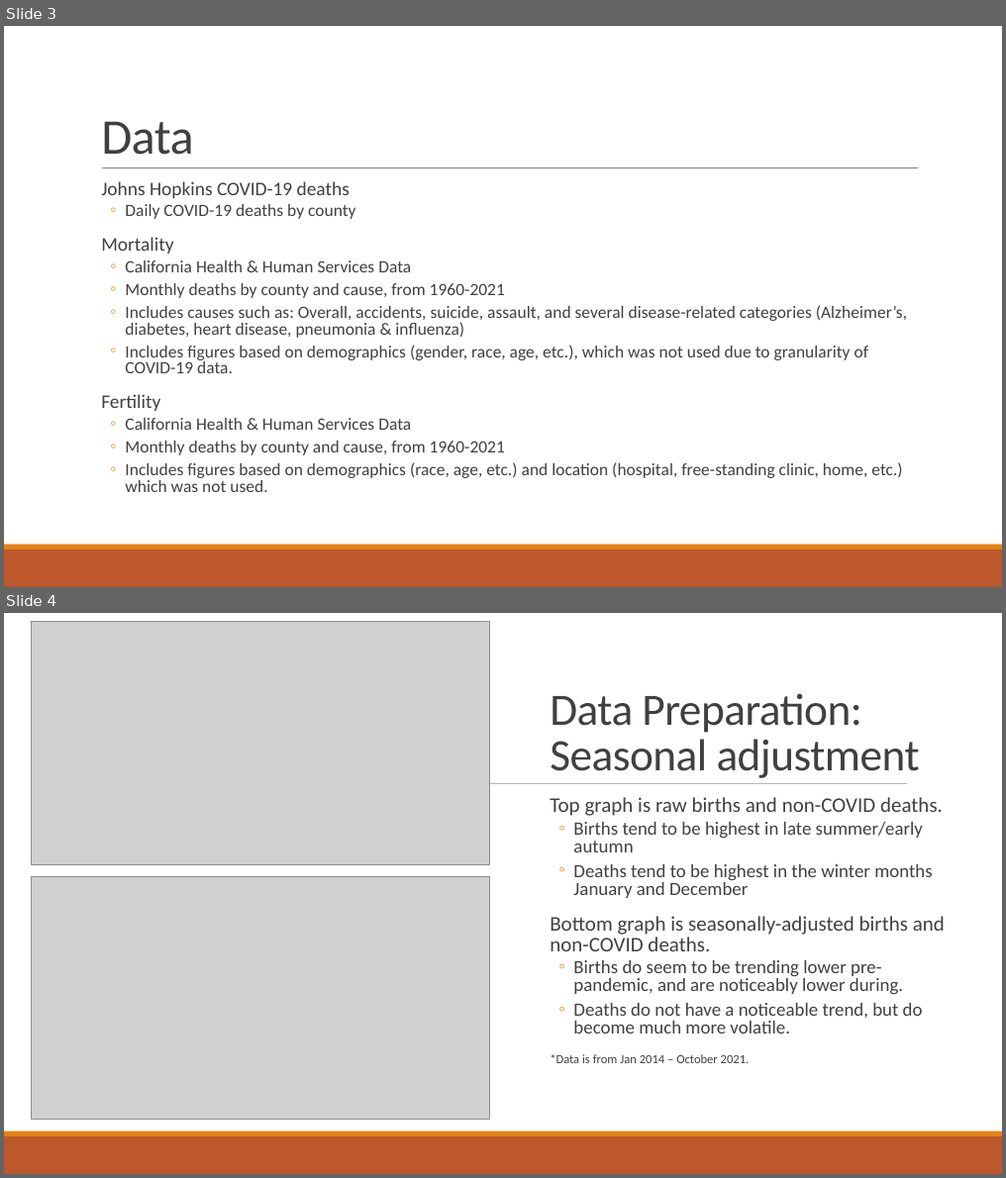
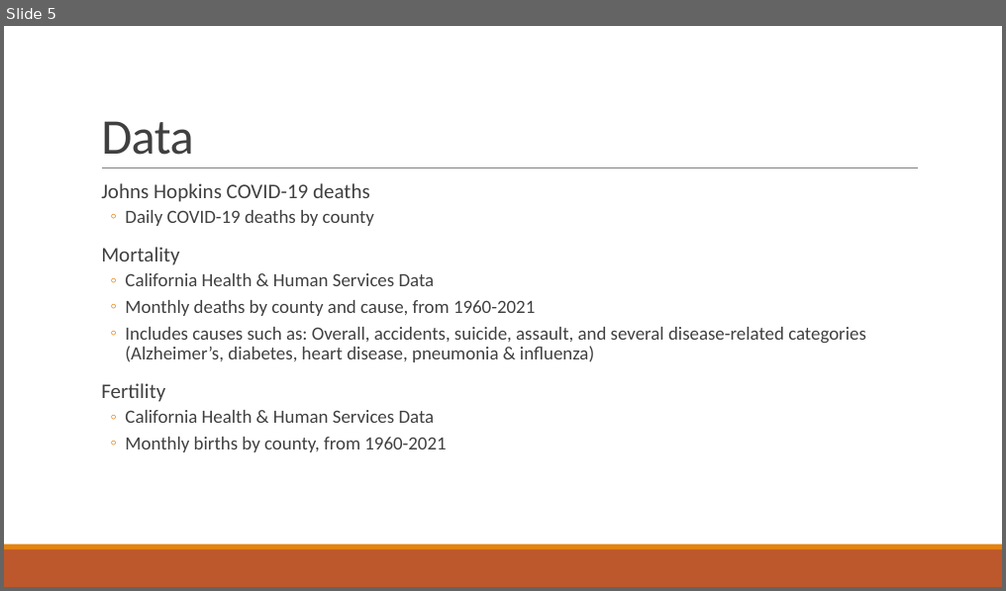
Before and after one commit to anushnap/data512-project, a slide deck: submissions/oc_county_mortality_fertility.pptx. Shown one above the other, each under a label of ours: slides 3 and 4 before the commit, slide 5 after it. The pictures are 1006x1178 and 1006x591 pixels, drawn with LibreOffice and Linux fonts; fonts in the diff are those of the drawing; grey boxes stand for pictures. Boxes give left, top, right and bottom in pixels: in the first picture for what was removed or moved away, otherwise in the second. Text is boxed around its words. In the diff, an @@ line names an element or a change of style, - is before the commit and + after.

```diff
--- a/submissions/oc_county_mortality_fertility.pptx
+++ b/submissions/oc_county_mortality_fertility.pptx
@@ slide 4 removed at [4, 613, 1002, 1174], background #FFFFFF @@
@@ rectangle removed at [4, 613, 1002, 1132] @@
@@ picture removed at [31, 621, 490, 865] @@
@@ title removed at [549, 693, 920, 778] @@
-Data Preparation: Seasonal adjustment
@@ line removed from (429, 783) to (908, 783) @@
@@ text removed at [549, 797, 944, 1063] @@
-  Top graph is raw births and non-COVID deaths.
-  ◦ Births tend to be highest in late summer/early autumn
-  ◦ Deaths tend to be highest in the winter months January and December
-  Bottom graph is seasonally-adjusted births and non-COVID deaths.
-  ◦ Births do seem to be trending lower pre-pandemic, and are noticeably lower during.
-  ◦ Deaths do not have a noticeable trend, but do become much more volatile.
-  *Data is from Jan 2014 – October 2021.
@@ picture removed at [31, 877, 490, 1120] @@
@@ rectangle removed at [4, 1132, 1002, 1137] @@
@@ rectangle removed at [4, 1137, 1002, 1174] @@
@@ what was slide 3 is now slide 5 @@
@@ slide 5 changed as well @@
@@ text at [101, 183, 866, 423]: size 18.5 to 20 pt in "Johns Hopkins COVID-19 deaths", "Mortality", "Fertility"; size 16.6 to 18 pt in "Daily COVID-19 deaths by county", "California Health & Human Services Data", "Monthly deaths by county and cause, from ...", "Includes causes such as: Overall, accidents, suicide, ..." and 1 more places; line spacing 0.8 to 0.9 @@
@@ text at [125, 345, 869, 373]: paragraph removed @@
-  ◦ Includes figures based on demographics (gender, race, age, etc.), which was not used due to granularity of COVID-19 data.
@@ text at [125, 437, 446, 453]: text changed; size 16.6 to 18 pt @@
-  ◦ Monthly deaths by county and cause, from 1960-2021
-  ◦ Includes figures based on demographics (race, age, etc.) and location (hospital, free-standing clinic, home, etc.) which was not used.
+  ◦ Monthly births by county, from 1960-2021
```
Also in this commit, not shown: 2 other slides changed, 9 slides added, 7 other slides removed.
